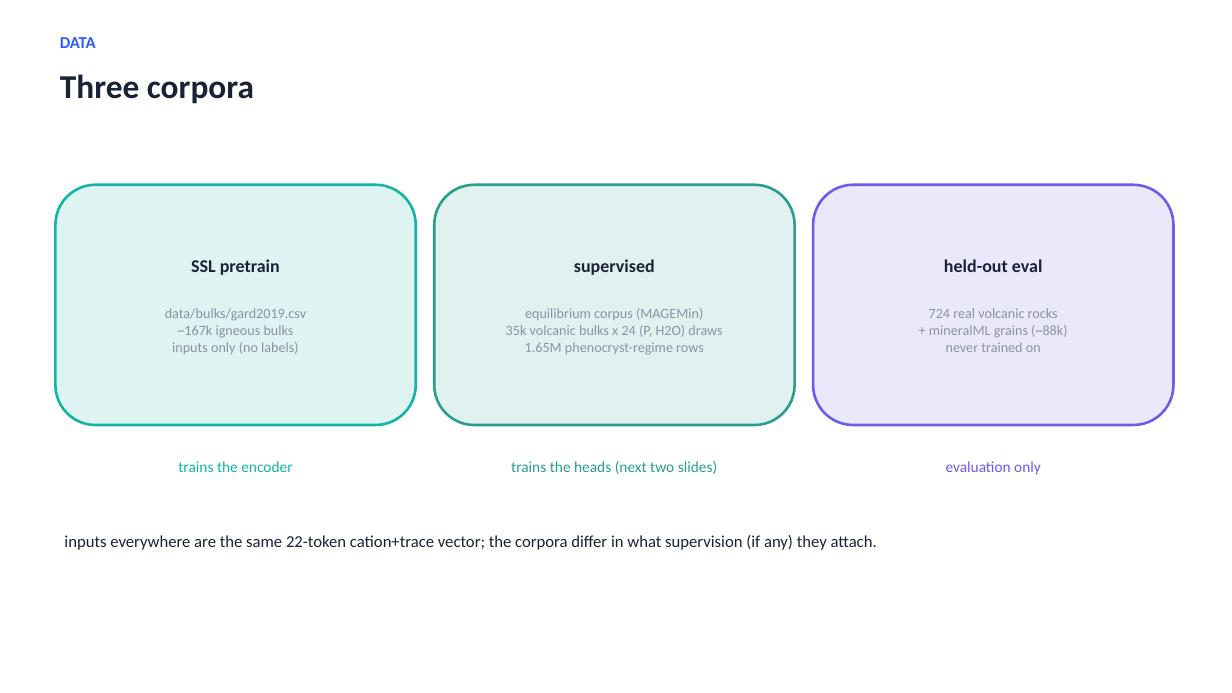
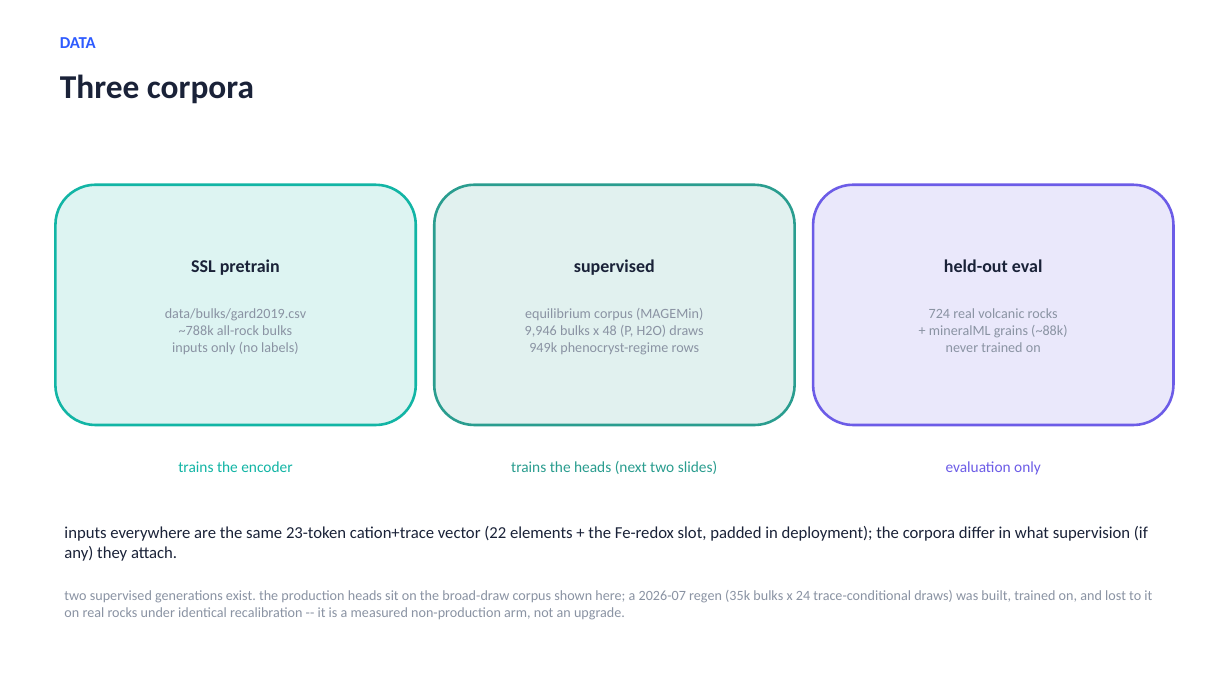
Before and after one commit to matthew-j-liu/phasecast, a slide deck: slide 2 of slides/overview.pptx. Drawn at 1232x693 pixels with LibreOffice and Linux fonts; fonts in the diff are those of the drawing. Boxes give left, top, right and bottom in pixels: in the first picture for what was removed or moved away, otherwise in the second. Text is boxed around its words. In the diff, an @@ line names an element or a change of style, - is before the commit and + after.

```diff
--- a/slides/overview.pptx
+++ b/slides/overview.pptx
@@ text in rounded rectangle at [179,325,292,335]: text changed @@
-~167k igneous bulks
+~788k all-rock bulks
@@ text in rounded rectangle at [525,325,703,354]: text changed @@
-35k volcanic bulks x 24 (P, H2O) draws
-1.65M phenocryst-regime rows
+9,946 bulks x 48 (P, H2O) draws
+949k phenocryst-regime rows
@@ text at [64,526,1148,561]: text changed @@
-inputs everywhere are the same 22-token cation+trace vector; the corpora differ in what supervision (if any) they attach.
+inputs everywhere are the same 23-token cation+trace vector (22 elements + the Fe-redox slot, padded in deployment); the corpora differ in what supervision (if any) they attach.
@@ text added at [64,590,1152,620], 11 pt, text #8A93A3 @@
+two supervised generations exist. the production heads sit on the broad-draw corpus shown here; a 2026-07 regen (35k bulks x 24 trace-conditional draws) was built, trained on, and lost to it on real rocks under identical recalibration -- it is a measured non-production arm, not an upgrade.
```
Also in this commit, not shown: 13 other slides changed, 2 slides added, 1 slide removed, 3 other files.
